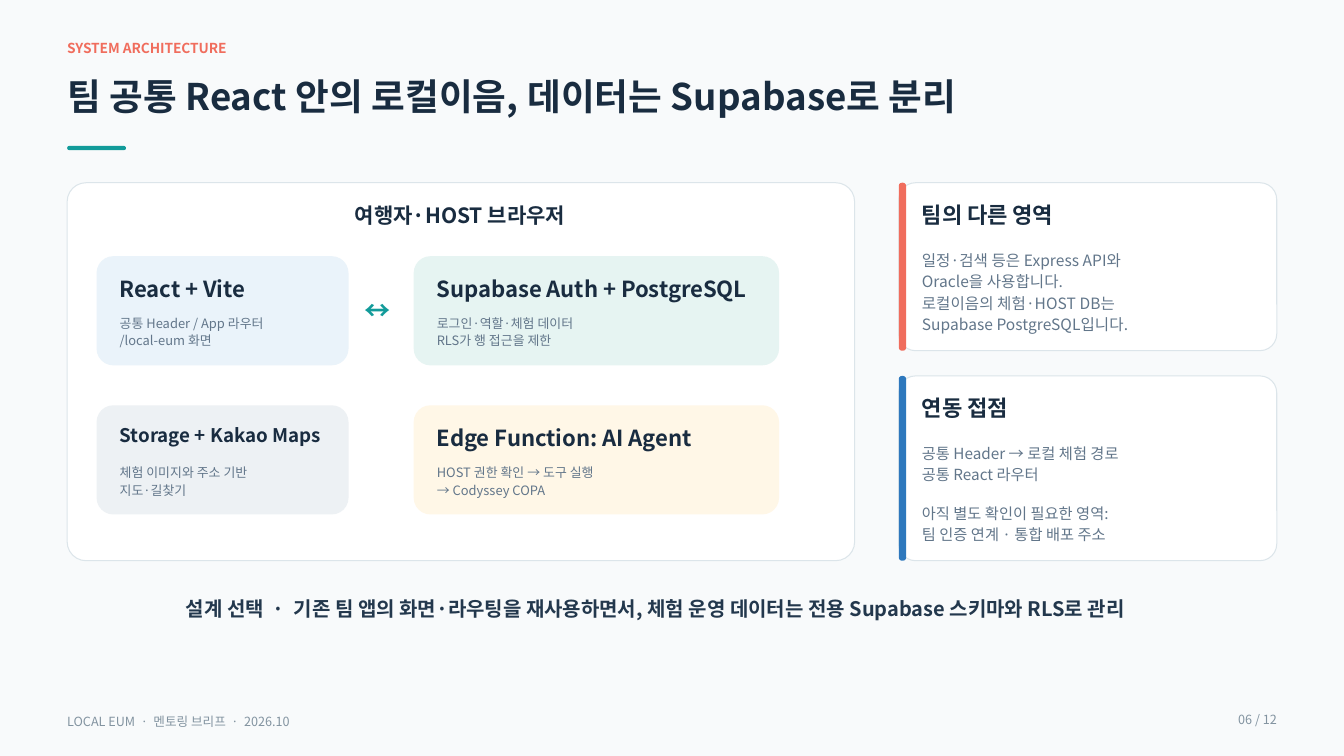
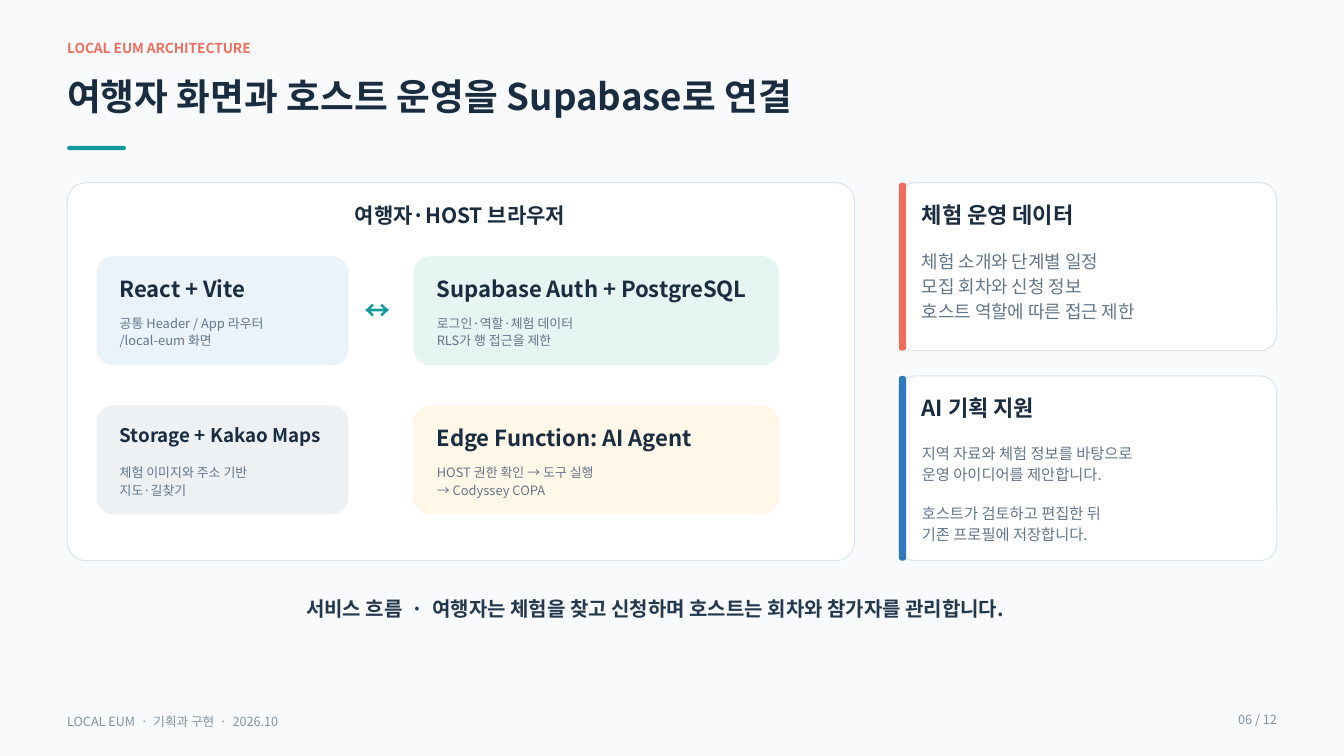
Before and after one commit to inyoung7-lab/AI-Travel-Planner, a slide deck: slide 6 of docs/local-eum/mentoring/LOCAL_EUM_MENTORING.pptx. Drawn at 1344x756 pixels with LibreOffice and Linux fonts; fonts in the diff are those of the drawing. Boxes give left, top, right and bottom in pixels: in the first picture for what was removed or moved away, otherwise in the second. Text is boxed around its words. In the diff, an @@ line names an element or a change of style, - is before the commit and + after.

Commit message:
docs(local-eum): center mentoring deck on product intent

```diff
--- a/docs/local-eum/mentoring/LOCAL_EUM_MENTORING.pptx
+++ b/docs/local-eum/mentoring/LOCAL_EUM_MENTORING.pptx
@@ text at bbox=[67, 42, 251, 53]: text changed @@
-SYSTEM ARCHITECTURE
+LOCAL EUM ARCHITECTURE
@@ text at bbox=[67, 79, 793, 118]: text changed @@
-팀 공통 React 안의 로컬이음, 데이터는 Supabase로 분리
+여행자 화면과 호스트 운영을 Supabase로 연결
@@ text at bbox=[922, 204, 1074, 225]: text changed @@
-팀의 다른 영역
+체험 운영 데이터
@@ text at bbox=[922, 253, 1135, 320]: text changed; size 11.1 to 12.8 pt @@
-일정·검색 등은 Express API와
-Oracle을 사용합니다.
-로컬이음의 체험·HOST DB는
-Supabase PostgreSQL입니다.
+체험 소개와 단계별 일정
+모집 회차와 신청 정보
+호스트 역할에 따른 접근 제한
@@ text at bbox=[922, 397, 1035, 418]: text changed @@
-연동 접점
+AI 기획 지원
@@ text at bbox=[922, 446, 1132, 541]: text changed @@
-공통 Header → 로컬 체험 경로
-공통 React 라우터
-아직 별도 확인이 필요한 영역:
-팀 인증 연계 · 통합 배포 주소
+지역 자료와 체험 정보를 바탕으로
+운영 아이디어를 제안합니다.
+호스트가 검토하고 편집한 뒤
+기존 프로필에 저장합니다.
@@ text at bbox=[306, 599, 1004, 618]: text changed @@
-설계 선택 · 기존 팀 앱의 화면·라우팅을 재사용하면서, 체험 운영 데이터는 전용 Supabase 스키마와 RLS로 관리
+서비스 흐름 · 여행자는 체험을 찾고 신청하며 호스트는 회차와 참가자를 관리합니다.
@@ text at bbox=[67, 715, 278, 727]: text changed @@
-LOCAL EUM · 멘토링 브리프 · 2026.10
+LOCAL EUM · 기획과 구현 · 2026.10
```
Also in this commit, not shown: 10 other slides changed, 1 slide added, 1 slide removed, 7 other files.
